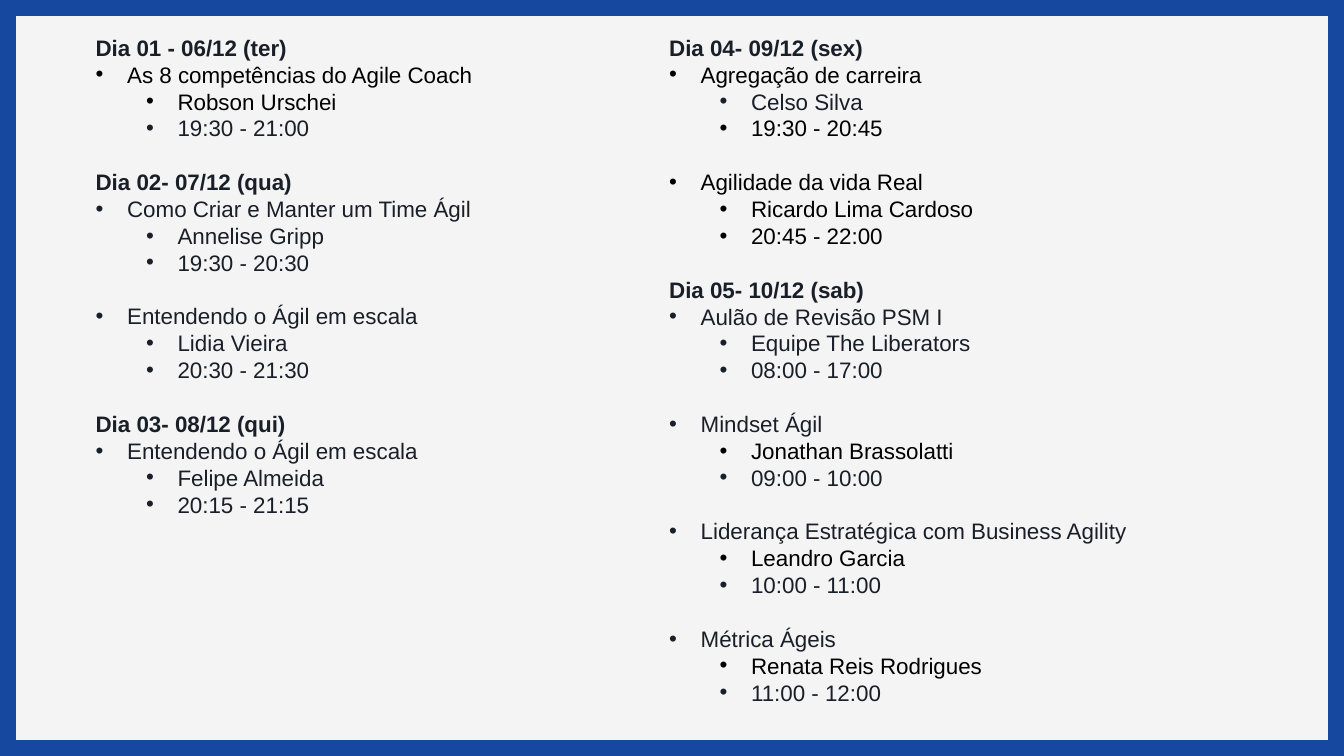
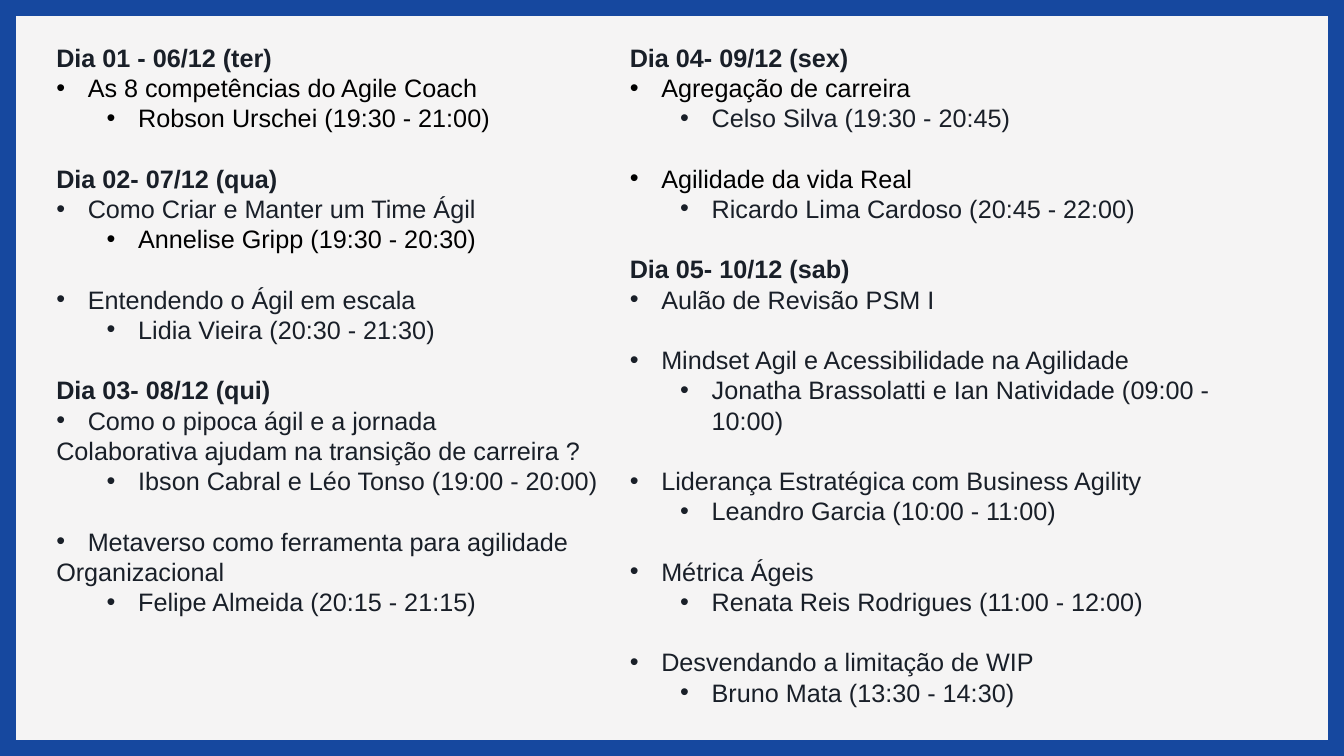
Before and after one commit to SamuelRocha2015/TL-Natal-Solidario, a slide deck: slide 1 of Programacao.pptx. Drawn at 1344x756 pixels with LibreOffice and Linux fonts; fonts in the diff are those of the drawing. Boxes give left, top, right and bottom in pixels: in the first picture for what was removed or moved away, otherwise in the second. Text is boxed around its words. In the diff, an @@ line names an element or a change of style, - is before the commit and + after.

```diff
--- a/Programacao.pptx
+++ b/Programacao.pptx
@@ text "Dia 01 - 06/12 (ter)": place and size @@
-text "Dia 01 - 06/12 (ter)" at <box>96,39,473,514</box>
+text "Dia 01 - 06/12 (ter)" at <box>56,48,598,617</box>
@@ text at <box>56,48,477,405</box>: size 16 to 18 pt in "Dia 01 - 06/12 (ter)", "As 8 competências do Agile Coach", "Dia 02- 07/12 (qua)", "Como Criar e Manter um Time Ágil" and 2 more places @@
@@ text "Dia 04- 09/12 (sex)": place and size @@
-text "Dia 04- 09/12 (sex)" at <box>669,39,1127,702</box>
+text "Dia 04- 09/12 (sex)" at <box>630,48,1194,707</box>
@@ text at <box>630,48,1141,586</box>: size 16 to 18 pt in "Dia 04- 09/12 (sex)", "Agregação de carreira", "Agilidade da vida Real", "Dia 05- 10/12 (sab)" and 3 more places @@
@@ text at <box>138,108,489,133</box>: text changed; size 16 to 18 pt @@
-  • Robson Urschei
-  • 19:30 - 21:00
+  • Robson Urschei (19:30 - 21:00)
@@ text at <box>712,108,1011,133</box>: text changed; size 16 to 18 pt; text colour #000000 to #191F28 @@
-  • Celso Silva
-  • 19:30 - 20:45
+  • Celso Silva (19:30 - 20:45)
@@ text at <box>712,199,1135,224</box>: text changed; size 16 to 18 pt; text colour #000000 to #191F28 @@
-  • Ricardo Lima Cardoso
-  • 20:45 - 22:00
+  • Ricardo Lima Cardoso (20:45 - 22:00)
@@ text at <box>138,229,475,254</box>: text changed; size 16 to 18 pt; text colour #191F28 to #000000 @@
-  • Annelise Gripp
-  • 19:30 - 20:30
+  • Annelise Gripp (19:30 - 20:30)
@@ text at <box>138,320,435,345</box>: text changed; size 16 to 18 pt @@
-  • Lidia Vieira
-  • 20:30 - 21:30
+  • Lidia Vieira (20:30 - 21:30)
@@ text at <box>661,350,1194,435</box>: text changed; size 16 to 18 pt @@
-  • Equipe The Liberators
-  • 08:00 - 17:00
-• Mindset Ágil
-  • Jonathan Brassolatti
-  • 09:00 - 10:00
+• Mindset Agil e Acessibilidade na Agilidade
+  • Jonatha Brassolatti e Ian Natividade (09:00 - 10:00)
@@ text at <box>56,411,598,617</box>: text changed; size 16 to 18 pt @@
-• Entendendo o Ágil em escala
-  • Felipe Almeida
-  • 20:15 - 21:15
+• Como o pipoca ágil e a jornada
+Colaborativa ajudam na transição de carreira ?
+  • Ibson Cabral e Léo Tonso (19:00 - 20:00)
+• Metaverso como ferramenta para agilidade
+Organizacional
+  • Felipe Almeida (20:15 - 21:15)
@@ text at <box>712,501,1056,526</box>: text changed; size 16 to 18 pt; text colour #000000 to #191F28 @@
-  • Leandro Garcia
-  • 10:00 - 11:00
+  • Leandro Garcia (10:00 - 11:00)
@@ text at <box>661,592,1142,707</box>: text changed; size 16 to 18 pt; text colour #000000 to #191F28 @@
-  • Renata Reis Rodrigues
-  • 11:00 - 12:00
+  • Renata Reis Rodrigues (11:00 - 12:00)
+• Desvendando a limitação de WIP
+  • Bruno Mata (13:30 - 14:30)
```
Also in this commit, not shown: 2 other files.
